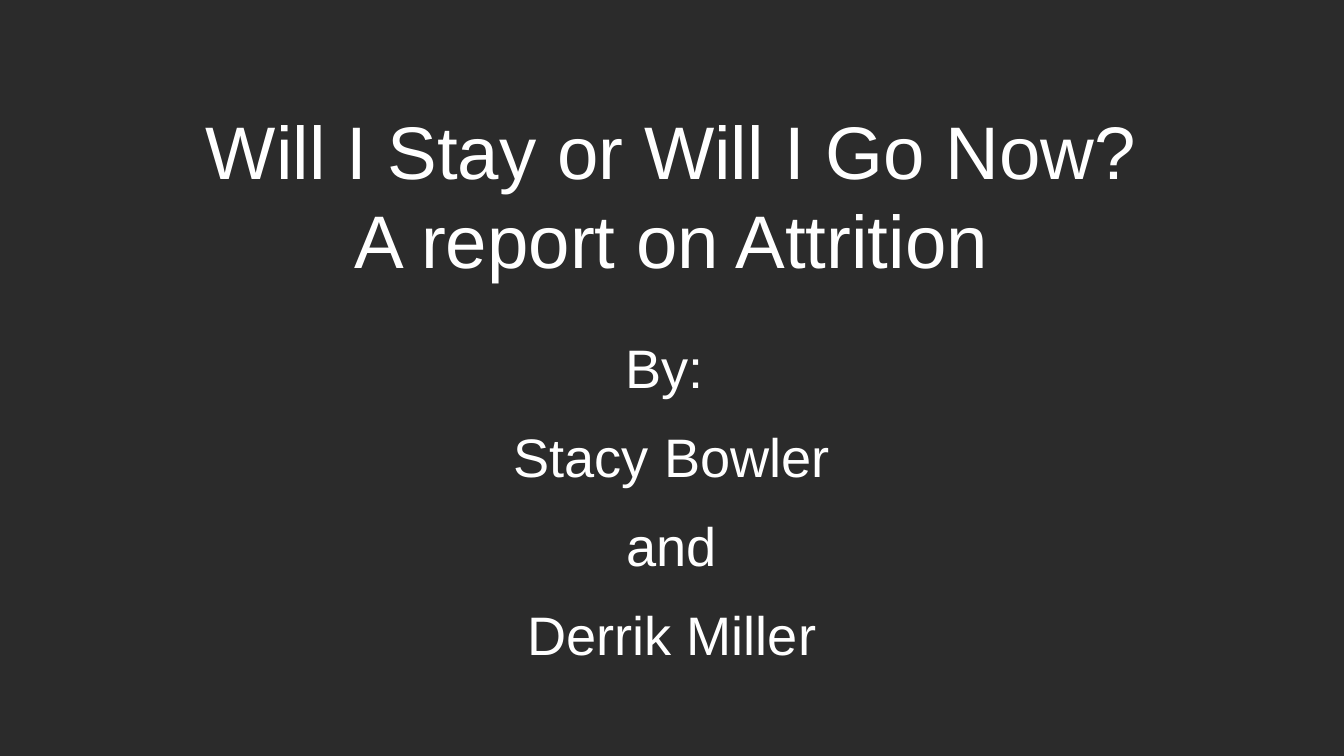
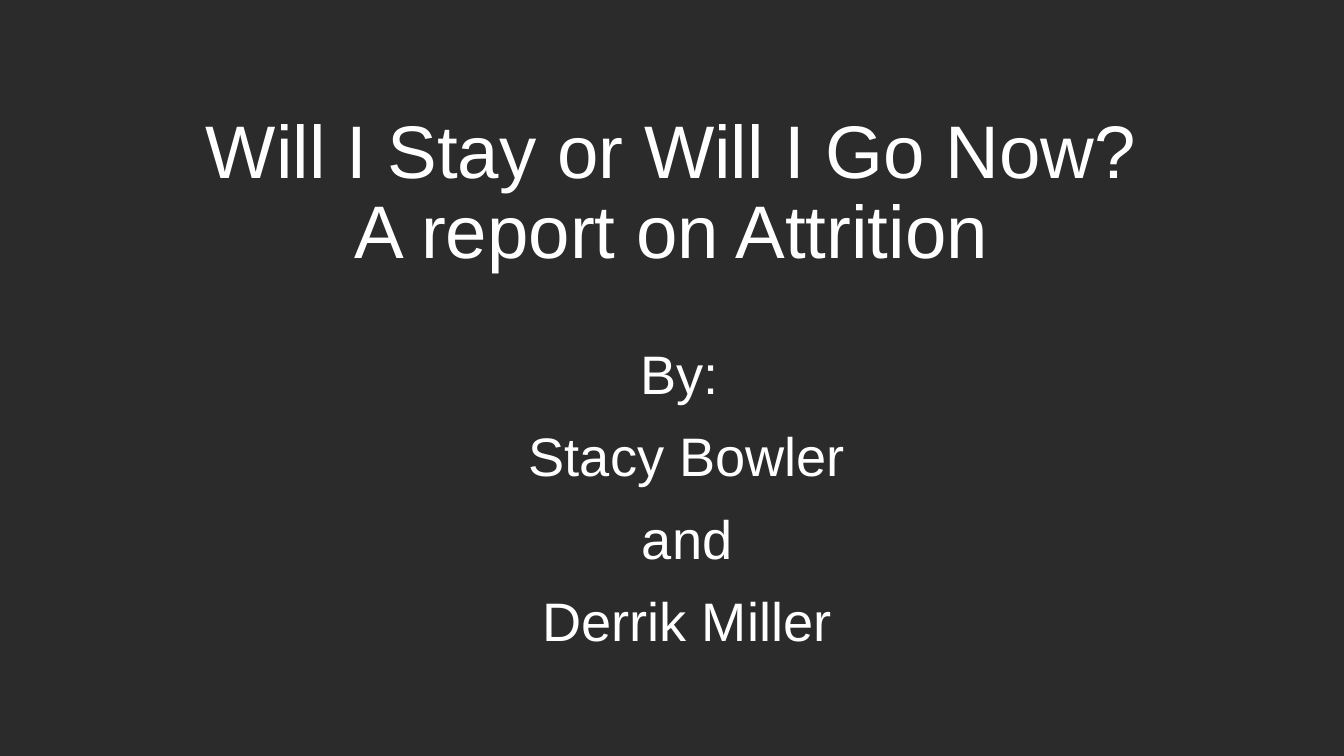
Before and after one commit to sbowler/project-one, a slide deck: slide 1 of presentations/project2_presentation.pptx. Drawn at 1344x756 pixels with LibreOffice and Linux fonts; fonts in the diff are those of the drawing; background and template pictures are left out; a plain dark background stands for a picture behind light text. Boxes give left, top, right and bottom in pixels: in the first picture for what was removed or moved away, otherwise in the second. Text is boxed around its words. In the diff, an @@ line names an element or a change of style, - is before the commit and + after.

Commit message:
Nearly complete report

```diff
--- a/presentations/project2_presentation.pptx
+++ b/presentations/project2_presentation.pptx
@@ title "Will I Stay or Will ..." at (206, 124, 1136, 272): line spacing 1 to 0.9 @@
@@ subtitle "By:" at (529, 356, 845, 642): indent changed; line spacing 1 to 0.9 @@
```
Also in this commit, not shown: 14 other slides changed, 1 slide added, 1 slide removed, 2 other files.
